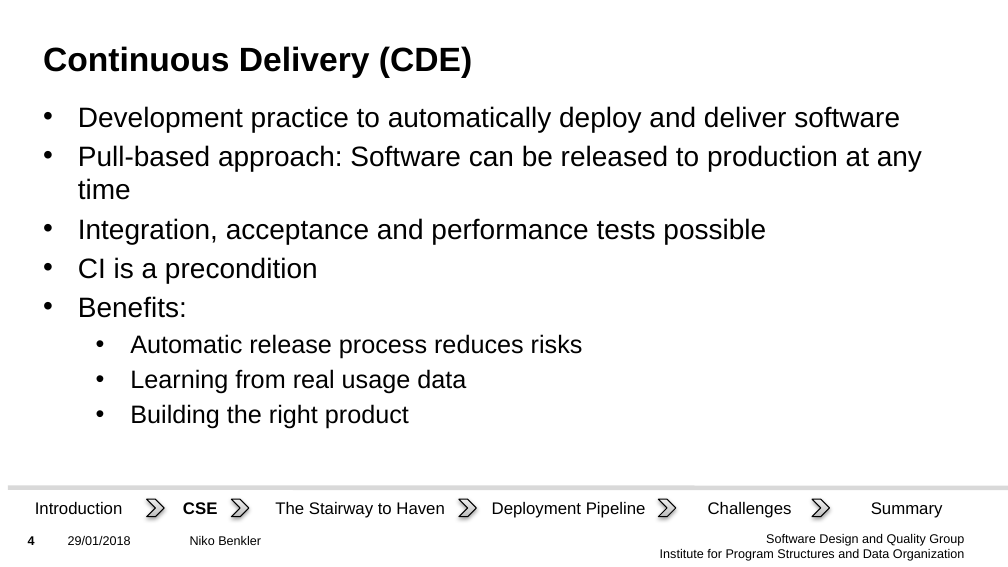
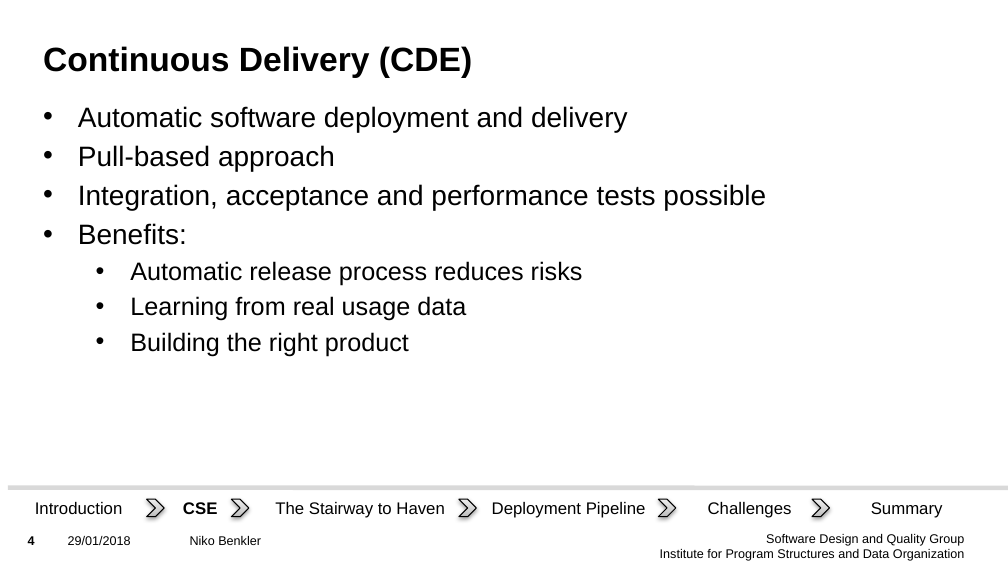
Before and after one commit to Benkler/Proseminar, a slide deck: slide 4 of Präsentation/Präsentation.pptx. Drawn at 1008x567 pixels with LibreOffice and Linux fonts; fonts in the diff are those of the drawing; background and template pictures are left out. Boxes give left, top, right and bottom in pixels: in the first picture for what was removed or moved away, otherwise in the second. Text is boxed around its words. In the diff, an @@ line names an element or a change of style, - is before the commit and + after.

```diff
--- a/Präsentation/Präsentation.pptx
+++ b/Präsentation/Präsentation.pptx
@@ text at box(78, 106, 628, 171): text changed @@
-• Development practice to automatically deploy and deliver software
-• Pull-based approach: Software can be released to production at any time
+• Automatic software deployment and delivery
+• Pull-based approach
@@ text at box(78, 257, 318, 283): paragraph removed @@
-• CI is a precondition
```
Also in this commit, not shown: 6 other slides changed, 5 slides removed.
